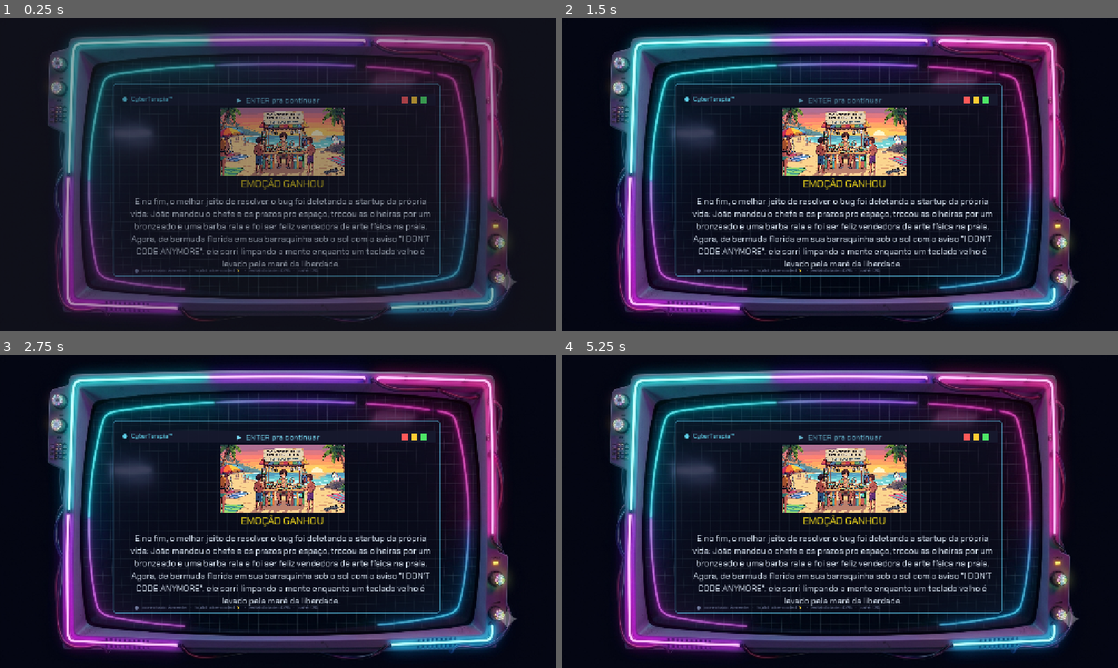
Above: before the commit, frames 1-4 (two rows, left to right).
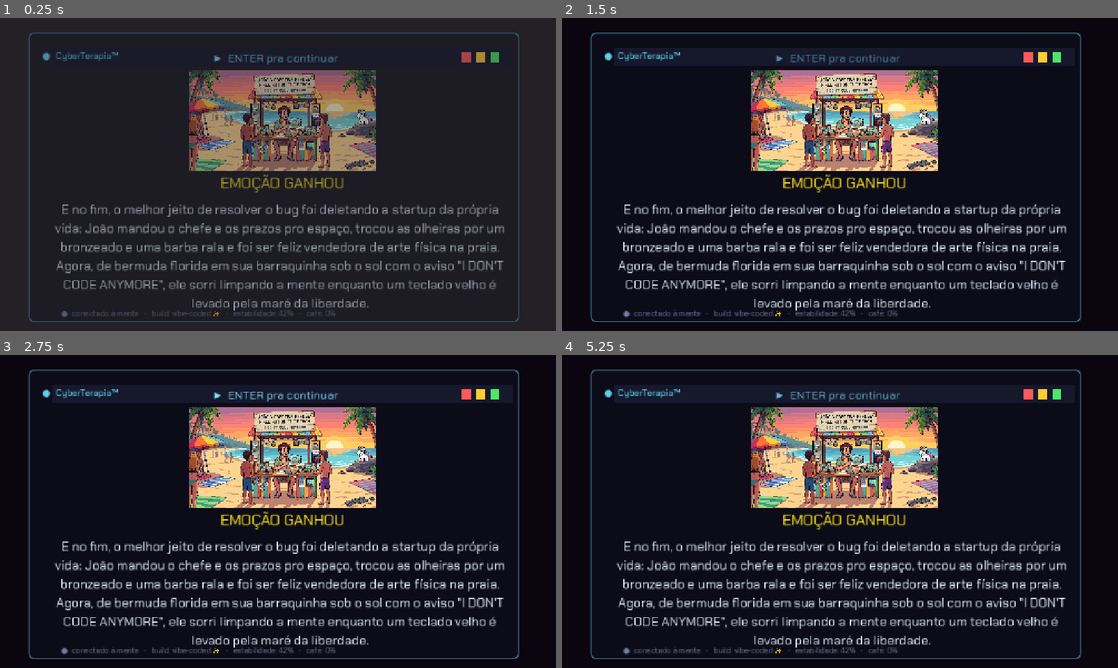
Above: after the commit, the same moments.

Repository: joaopedrogiancolidev/Gamejam42
Game: Godot game, scene res://scenes/FinalEmocao.tscn
Same seed, same stepped clock (60 frames per second), same inputs: the game is played once before the commit and once after it. This scene is started directly instead of the project's main scene.
Inputs:
- Up to frame 1 (0.25 s): no input
- Up to frame 2 (1.5 s): tap Enter at 0.5 s; hold D 0.53-1.28 s; tap J at 0.6 s; tap Space at 0.77 s; hold S from 1.28 s (still down); tap K at 1.35 s
- Up to frame 3 (2.75 s): tap Space at 1.52, 2 s; release S at 2.03 s; hold D from 2.03 s (still down); tap L at 2.1 s
- Up to frame 4 (5.25 s): tap Enter at 2.75, 2.85, 5 s; tap Space at 3.02, 3.5, 3.77, 4.52 s; release D at 3.53 s; hold A 3.53-5.03 s; tap Keypad Enter at 3.6 s; tap E at 4.35 s; hold S from 5.03 s (still down); tap I at 5.1 s

The runs differ from the first frame. In frame 1, 38% of the frame differs, in the area x 5-94%, y 4-98%; in frame 2, 47%; in frame 3, 47%, in the area x 5-94%, y 3-98%; in frame 4, 47%.

Commit message:
feat: remove monitor duplicado dos finais + ajustes de tamanho e balanceamento
- TemplateLore: flags mostrar_monitor (esconde a moldura propria) e
  escala_conteudo (multiplica o tamanho do no Software)
- Finais (Emocao/Feliz/Gameover/Racional): mostrar_monitor=false (so a TV
  do Hub aparece, sem monitor interno) e escala_conteudo=1.5 (conteudo 50% maior)
- Waves: dificuldade -10% (DIFICULDADE_MULT 0.624 -> 0.5616) e perda de
  foco reduzida (DRAIN 35 -> 19.6)

Co-Authored-By: Claude Opus 4.8 <noreply@anthropic.com>

Diff:
--- a/scenes/FinalEmocao.tscn
+++ b/scenes/FinalEmocao.tscn
@@ -4,6 +4,8 @@
 [ext_resource type="Texture2D" uid="uid://dniqch4q8fttq" path="res://assets/final_emocao.png" id="2_img"]
 
 [node name="FinalEmocao" instance=ExtResource("1_base")]
+mostrar_monitor = false
+escala_conteudo = 1.5
 texto = "E no fim, o melhor jeito de resolver o bug foi deletando a startup da própria vida: João mandou o chefe e os p …(301 unchanged characters)…
 imagem = ExtResource("2_img")
 
--- a/scenes/FinalFeliz.tscn
+++ b/scenes/FinalFeliz.tscn
@@ -4,6 +4,8 @@
 [ext_resource type="Texture2D" uid="uid://c5ovsg5koi46s" path="res://assets/happy_ending.png" id="2_img"]
 
 [node name="FinalFeliz" instance=ExtResource("1_base")]
+mostrar_monitor = false
+escala_conteudo = 1.5
 texto = "João respirou. Disse 'não' pro deploy de sexta 18h, fechou o notebook e foi viver. O unicórnio que espere, ele escolheu ser uma pessoa inteira em vez de um recurso."
 imagem = ExtResource("2_img")
 
--- a/scenes/FinalGameover.tscn
+++ b/scenes/FinalGameover.tscn
@@ -3,12 +3,23 @@
 [ext_resource type="PackedScene" uid="uid://cb6o0dkp1x5xd" path="res://scenes/TemplateLore.tscn" id="1_base"]
 [ext_resource type="Texture2D" uid="uid://bubtcd6eistgo" path="res://assets/final_derrota.png" id="2_img"]
 
-[node name="FinalGameover" instance=ExtResource("1_base")]
+[node name="FinalGameover" unique_id=1058957215 instance=ExtResource("1_base")]
+mostrar_monitor = false
+escala_conteudo = 1.5
 texto = "Burnout em produção. A mente do João travou na sexta 18h e a CyberTerapia™ deu kernel panic — claro, foi vibe-coded. O chefe disse que ano que vem vira unicórnio."
 imagem = ExtResource("2_img")
 proxima_cena = "res://scenes/Menu.tscn"
 
-[node name="TituloFinal" type="Label" parent="Software"]
+[node name="MonitorFrame" parent="." index="2" unique_id=886256351]
+visible = true
+
+[node name="Texto" parent="Software/Conteudo" parent_id_path=PackedInt32Array(329387098) index="0" unique_id=2123188344]
+offset_left = 0.0
+offset_top = 285.0
+offset_right = 780.0
+offset_bottom = 148.88895
+
+[node name="TituloFinal" type="Label" parent="Software" parent_id_path=PackedInt32Array(434879675) index="10" unique_id=200604787]
 layout_mode = 0
 offset_left = 2.0
 offset_top = 213.0
@@ -19,7 +30,3 @@
 text = "DERROTA"
 horizontal_alignment = 1
 vertical_alignment = 1
-
-[node name="Texto" parent="Software/Conteudo"]
-layout_mode = 0
-offset_top = 285.0
--- a/scenes/FinalRacional.tscn
+++ b/scenes/FinalRacional.tscn
@@ -4,6 +4,8 @@
 [ext_resource type="Texture2D" uid="uid://c48nbqnje83p0" path="res://assets/final_racional.png" id="2_img"]
 
 [node name="FinalRacional" instance=ExtResource("1_base")]
+mostrar_monitor = false
+escala_conteudo = 1.5
 texto = "João entregou tudo: o legado domado, a demo no ar, metas batidas. O chefe postou no LinkedIn. O João virou um recurso eficiente — e esqueceu que existia vida fora da sprint."
 imagem = ExtResource("2_img")
 
--- a/scripts/MinigameWaves.gd
+++ b/scripts/MinigameWaves.gd
@@ -24,12 +24,12 @@
 # === DRIVERS DE DIFICULDADE EXTREMA ===
 @export var PULL_NIVEL: float = 2.4
 @export var PULL_AGIT: float = 2.2
-@export var DRAIN: float = 35.0
+@export var DRAIN: float = 19.6        # perda de foco -20% e depois -30% (era 35.0 -> 28.0)
 @export var RECUP_FOCO: float = 18.0
 @export var RED_THRESH: float = 0.50
 @export var RATE_SCORE: float = 2000.0 / 60.0  # enche a barra por TEMPO: 2000 em 60s (objetivo = aguentar 60s)
 
-const DIFICULDADE_MULT: float = 0.624 # PUNIÇÃO (dreno/colapso/limiar). +20% de dificuldade (era 0.52)
+const DIFICULDADE_MULT: float = 0.5616 # PUNIÇÃO (dreno/colapso/limiar). -10% de dificuldade (era 0.624)
 const ONDA_FORCA: float = 0.744 # força da ondulação por perturbação (+20%, era 0.62)
 const FREQ_MULT: float = 1.2    # frequência das perturbações (+20% mais frequentes)
 
--- a/scripts/TemplateLore.gd
+++ b/scripts/TemplateLore.gd
@@ -26,6 +26,13 @@
 # vai abrigar OUTRA coisa no lugar — ex.: o Tutorial2 roda o minigame
 # Dance dentro do monitor. Desligado por padrão: não afeta as demais telas.
 @export var esconder_arte: bool = false
+# Mostra a moldura de monitor própria desta tela. Desligue quando a tela
+# já é exibida DENTRO de outro monitor (ex.: os finais aparecem na TV do
+# Hub), pra não duplicar a moldura.
+@export var mostrar_monitor: bool = true
+# Multiplica o tamanho do conteúdo (nó Software). 1.0 = padrão; ex.: 1.5 nos
+# finais, que aparecem dentro da TV do Hub e precisam de mais destaque.
+@export var escala_conteudo: float = 1.0
 @export_file("*.tscn") var proxima_cena: String = ""
 
 var _header: Label
@@ -57,20 +64,35 @@
 	_placeholder_desc = get_node_or_null(sw + "Placeholder/Desc")
 	_continuar       = get_node_or_null(sw + "Conteudo/Continuar")
 
+	# aumenta/diminui o conteúdo (Software) a partir do centro (pivot já
+	# está no meio na cena base), multiplicando a escala existente
+	if escala_conteudo != 1.0:
+		var _sw := get_node_or_null("Software")
+		if _sw:
+			_sw.scale *= escala_conteudo
+
 	if _header:
 		_header.text = header
 	if _texto:
 		_texto.text = texto
-	# moldura do "pc" (arte do monitor). Se assets/monitor.png existir,
-	# usa a imagem e esconde a borda desenhada (que é só fallback).
+	# moldura do "pc" (arte do monitor). Se mostrar_monitor estiver off, some
+	# com a moldura toda (a tela já está dentro de outro monitor). Senão, usa
+	# a arte monitor.png e esconde a borda desenhada (que é só fallback).
 	var _frame := get_node_or_null("MonitorFrame")
 	var _mon := get_node_or_null("Monitor")
-	if ResourceLoader.exists("res://assets/monitor.png"):
-		$MonitorFrame.texture = load("res://assets/monitor.png")
-		$MonitorFrame.visible = true
-		$Monitor.visible = false
-	else:
-		$MonitorFrame.visible = false
+	if not mostrar_monitor:
+		if _frame:
+			_frame.visible = false
+		if _mon:
+			_mon.visible = false
+	elif ResourceLoader.exists("res://assets/monitor.png"):
+		if _frame:
+			_frame.texture = load("res://assets/monitor.png")
+			_frame.visible = true
+		if _mon:
+			_mon.visible = false
+	elif _frame:
+		_frame.visible = false
 	if esconder_arte:
 		# a telinha vira só moldura + texto; outra coisa ocupa o espaço
 		if _imagem:
